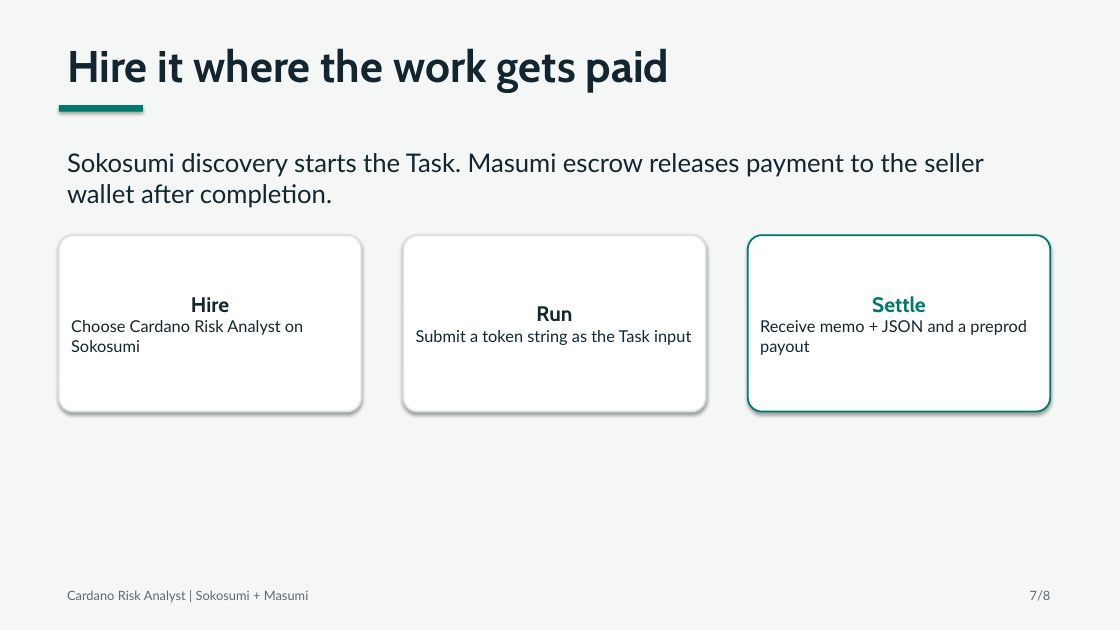
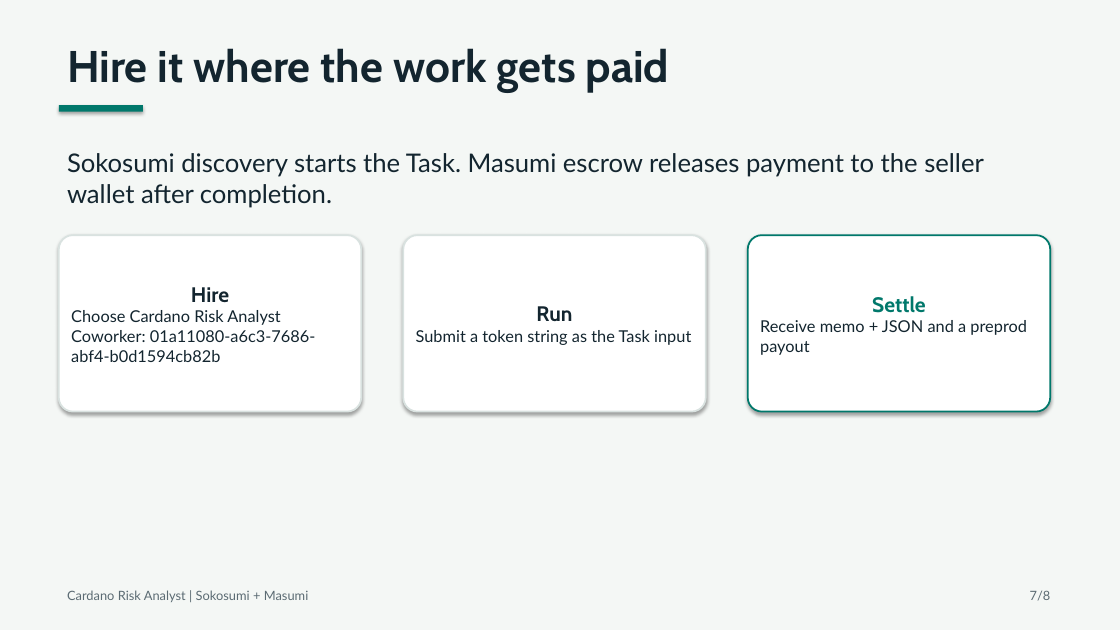
Before and after one commit to pieakshat/cardano-risk-coworker, a slide deck: slide 7 of deck/cardano-risk-analyst.pptx. Drawn at 1120x630 pixels with LibreOffice and Linux fonts; fonts in the diff are those of the drawing. Boxes give left, top, right and bottom in pixels: in the first picture for what was removed or moved away, otherwise in the second. Text is boxed around its words. In the diff, an @@ line names an element or a change of style, - is before the commit and + after.

Commit message:
Align public risk evidence and security flow

```diff
--- a/deck/cardano-risk-analyst.pptx
+++ b/deck/cardano-risk-analyst.pptx
@@ text in rounded rectangle at bbox=[71, 310, 316, 362]: text changed @@
-Choose Cardano Risk Analyst on Sokosumi
+Choose Cardano Risk Analyst
+Coworker: 01a11080-a6c3-7686-abf4-b0d1594cb82b
```
Also in this commit, not shown: 2 other slides changed, 4 other files.
